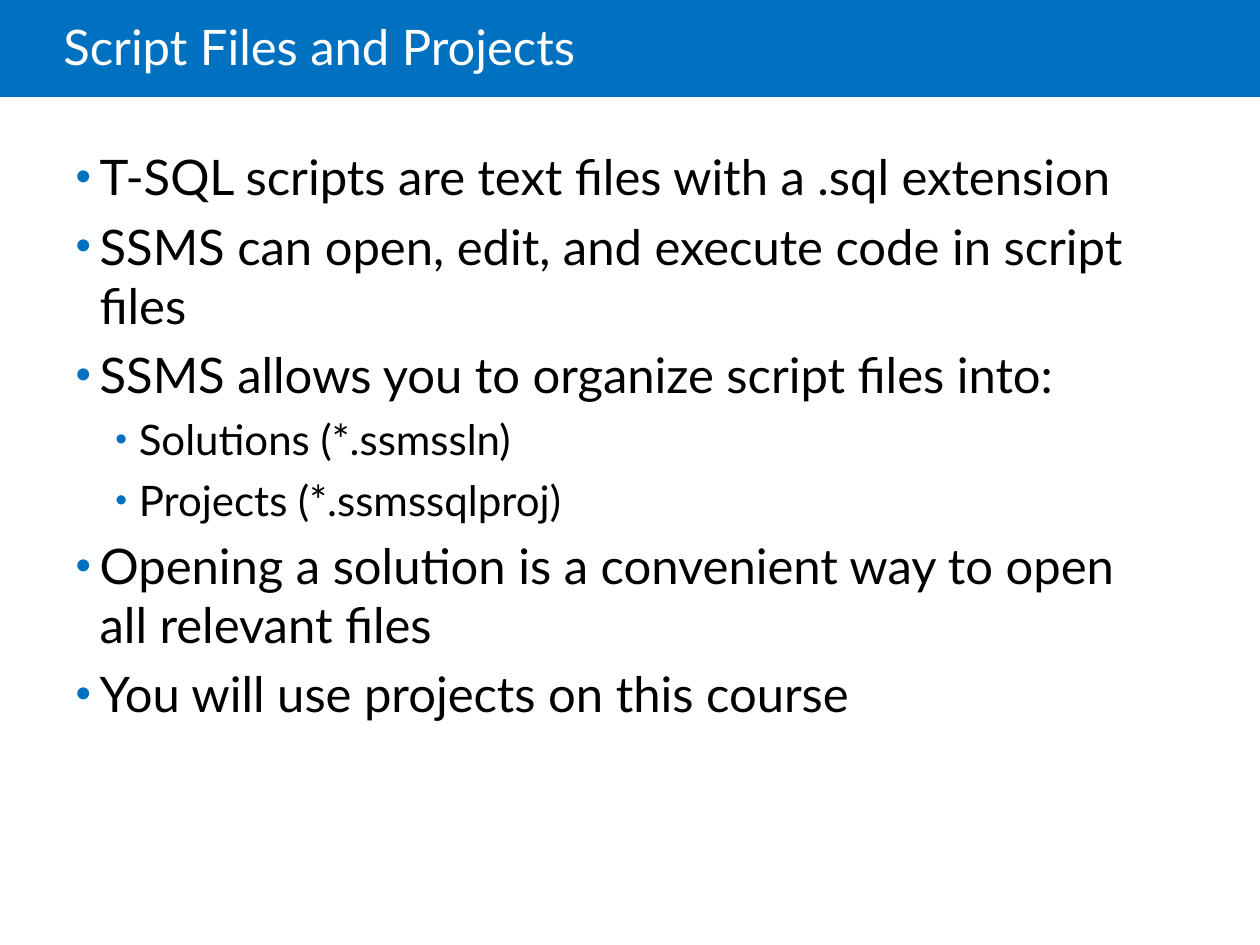
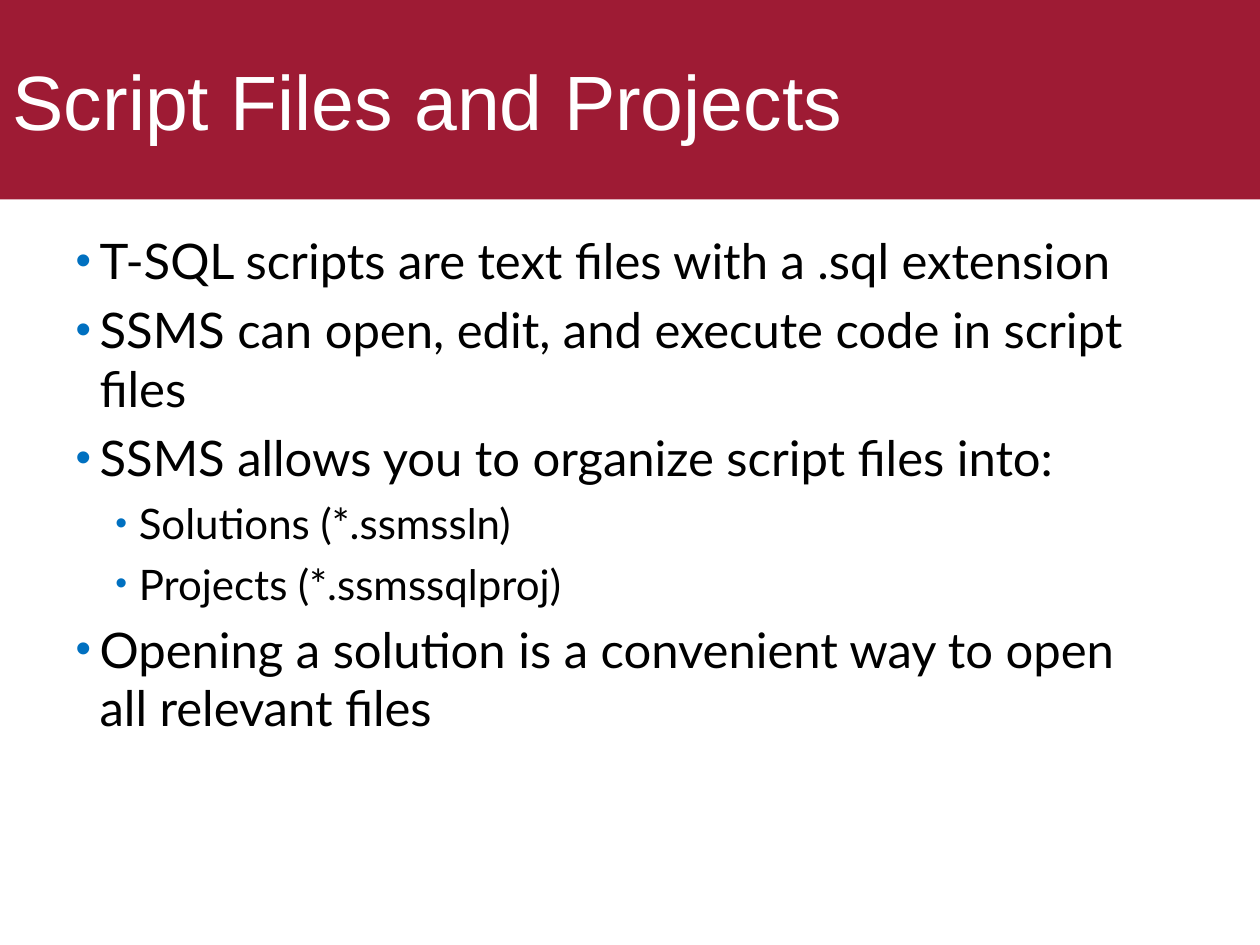
Before and after one commit to ekof-dss/teaching-samples-2021-22, a slide deck: slide 14 of presentations/05-03-ms-sql-server.ppt (slide 15 before the commit). Drawn at 1260x945 pixels with LibreOffice and Linux fonts; fonts in the diff are those of the drawing. Boxes give left, top, right and bottom in pixels: in the first picture for what was removed or moved away, otherwise in the second. Text is boxed around its words. In the diff, an @@ line names an element or a change of style, - is before the commit and + after.

```diff
--- a/presentations/05-03-ms-sql-server.ppt
+++ b/presentations/05-03-ms-sql-server.ppt
@@ title "Script Files and Projects": place and size @@
-title "Script Files and Projects" at [63, 29, 575, 74]
+title "Script Files and Projects" at [0, 0, 1260, 199]
@@ title "Script Files and Projects" at [0, 0, 1260, 199]: size 28 to 44 pt, font Lato to Arial; line spacing 0.85 to 1; fill none to #9E1B34 @@
@@ rectangle removed at [0, 0, 1260, 97] @@
@@ text "T-SQL scripts are text files ...": place and size @@
-text "T-SQL scripts are text files ..." at [100, 159, 1123, 721]
+text "T-SQL scripts are text files ..." at [100, 243, 1123, 727]
@@ text at [100, 676, 849, 721]: paragraph removed @@
-• You will use projects on this course
```
Also in this commit, not shown: 14 other slides changed, 2 slides added, 8 slides removed, 23 other files.
